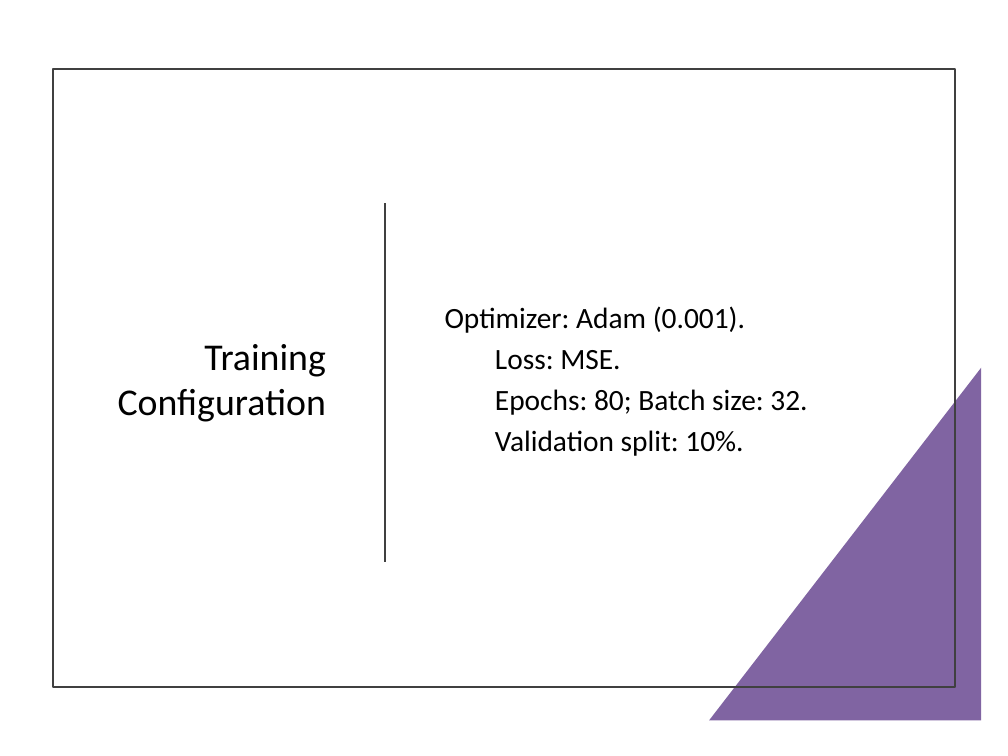
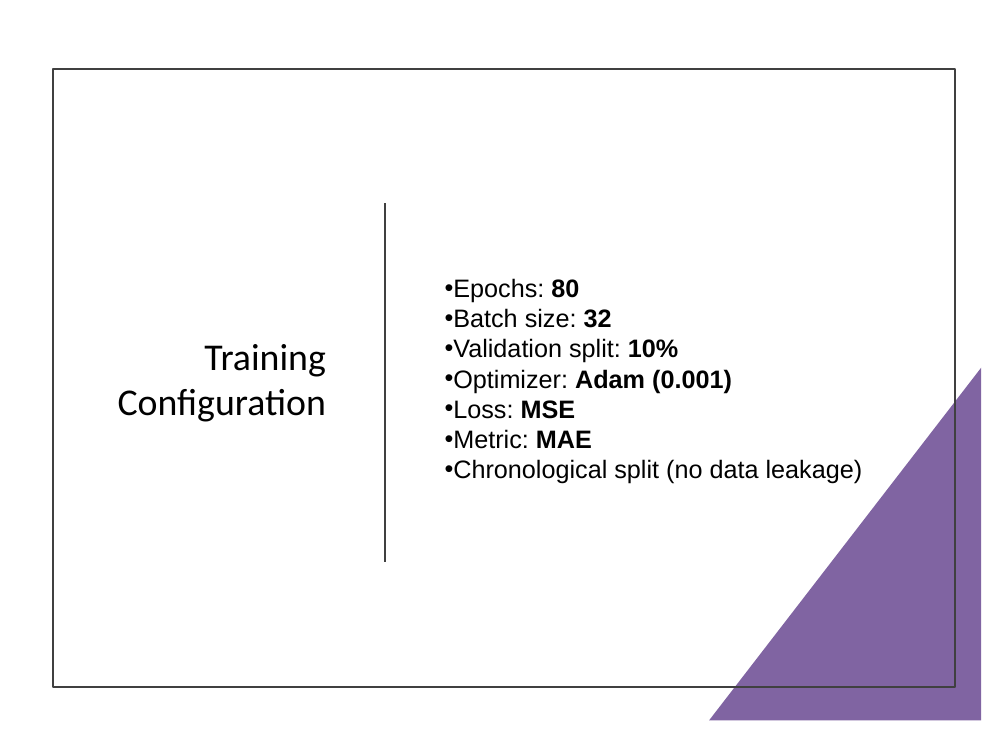
Before and after one commit to Ahhaeyy/DIT5411-RNN-LSTM-Temperature-Forecasting, a slide deck: slide 9 of DIT5411_220134800_Project_Presentation.pptx (slide 8 before the commit). Drawn at 1008x756 pixels with LibreOffice and Linux fonts; fonts in the diff are those of the drawing. Boxes give left, top, right and bottom in pixels: in the first picture for what was removed or moved away, otherwise in the second. Text is boxed around its words. In the diff, an @@ line names an element or a change of style, - is before the commit and + after.

```diff
--- a/DIT5411_220134800_Project_Presentation.pptx
+++ b/DIT5411_220134800_Project_Presentation.pptx
@@ text at [445, 278, 863, 484]: text changed; size 21 to 18 pt; font Calibri to Arial @@
-Optimizer: Adam (0.001).
-  Loss: MSE.
-  Epochs: 80; Batch size: 32.
-  Validation split: 10%.
+• Epochs: 80
+• Batch size: 32
+• Validation split: 10%
+• Optimizer: Adam (0.001)
+• Loss: MSE
+• Metric: MAE
+• Chronological split (no data leakage)
```
Also in this commit, not shown: 9 other slides changed, 1 slide added, 1 other file.
